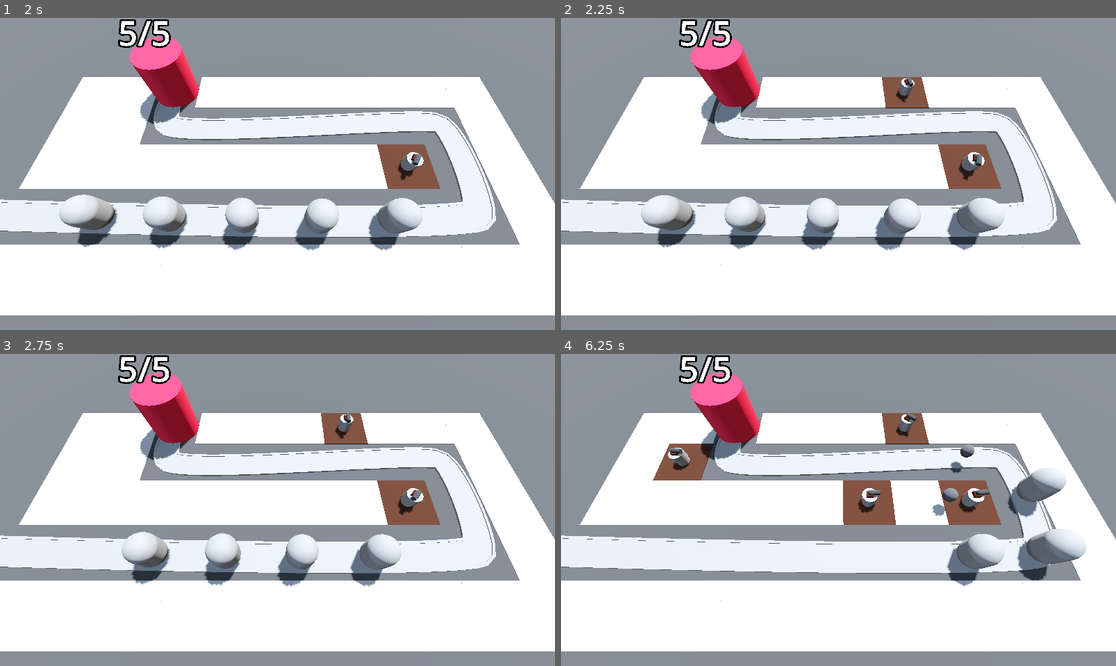
Above: before the commit, frames 1-4 (two rows, left to right).
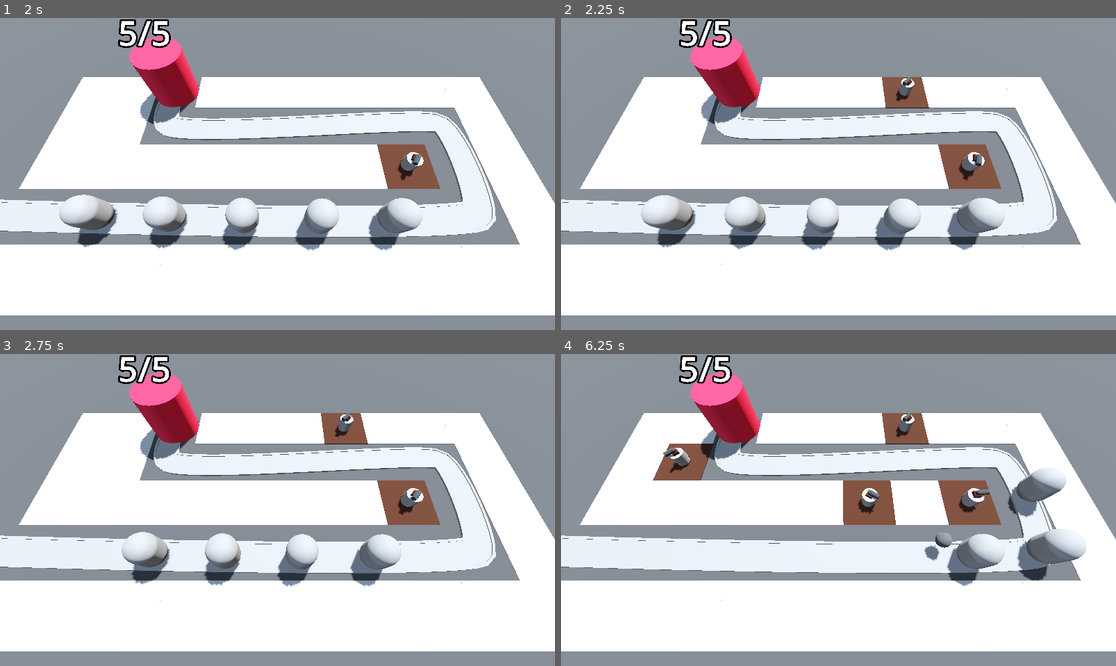
Above: after the commit, the same moments.

Repository: e-cornwell/Barbarian-Blaster
Game: Godot game, scene res://BaseLevel.tscn
Two runs of this game, one before a commit and one after it. Both use one fixed random seed, a clock stepped at 60 frames per second and the inputs below.
Inputs (mouse positions are in pixels of both pictures, inside the frame that each line leads up to):
- Up to frame 1 (2 s): move the mouse to (399, 158) at 0.52 s; press the mouse at (399, 158) at 0.53 s; move the mouse to (166, 189) at 1.27 s; release the mouse at (166, 189) at 1.28 s; click (166, 189) at 1.35 s
- Up to frame 2 (2.25 s): move the mouse to (894, 105) at 2.02 s; press the mouse at (894, 105) at 2.03 s
- Up to frame 3 (2.75 s): no input
- Up to frame 4 (6.25 s): move the mouse to (810, 572) at 2.77 s; release the mouse at (810, 572) at 2.78 s; click (810, 572) at 2.85 s; move the mouse to (1005, 556) at 3.52 s; press the mouse at (1005, 556) at 3.53 s; move the mouse to (672, 463) at 4.27 s; release the mouse at (672, 463) at 4.28 s; click (672, 463) at 4.35 s; move the mouse to (866, 510) at 5.02 s; press the mouse at (866, 510) at 5.03 s; move the mouse to (755, 432) at 5.77 s; release the mouse at (755, 432) at 5.78 s; click (755, 432) at 5.85 s

Frame 1 is identical in both runs. In frame 2, less than 0.1% of the frame differs, in the area x 60-64%, y 19-27%; in frame 3, less than 0.1%; in frame 4, 0.7%, in the area x 18-75%, y 19-67%.

Commit message:
Turret will target closest enemy, before challenge answer to adding turret target range

Diff:
--- a/Turret/turret.gd
+++ b/Turret/turret.gd
@@ -1,18 +1,33 @@
 extends Node3D
 
 @export var projectile: PackedScene
+@export var turret_range: float = 10.0
 
 var enemy_path: Path3D
+var target: PathFollow3D
 
 @onready var cannon_front: MeshInstance3D = $TurretBase/TurretTop/CannonBase/CannonFront
 
 func _physics_process(delta: float) -> void:
-	var enemy = enemy_path.get_children().back()
-	look_at(enemy.global_position, Vector3.UP, true)
-
+	target = find_best_target()
+	if target:
+		look_at(target.global_position, Vector3.UP, true)
 
 func _on_timer_timeout() -> void:
-	var shot = projectile.instantiate()
-	add_child(shot)
-	shot.global_position = cannon_front.global_position
-	shot.direction = global_transform.basis.z
+	if target:
+		var shot = projectile.instantiate()
+		add_child(shot)
+		shot.global_position = cannon_front.global_position
+		shot.direction = global_transform.basis.z
+
+func find_best_target() -> PathFollow3D:
+	var best_target = null
+	var best_progress = 0
+	for enemy in enemy_path.get_children():
+		if enemy is PathFollow3D:
+			var distance: = global_position.distance_to(enemy.global_position)
+			if distance < turret_range:
+				if enemy.progress > best_progress:
+					best_target = enemy
+					best_progress = enemy.progress
+	return best_target
